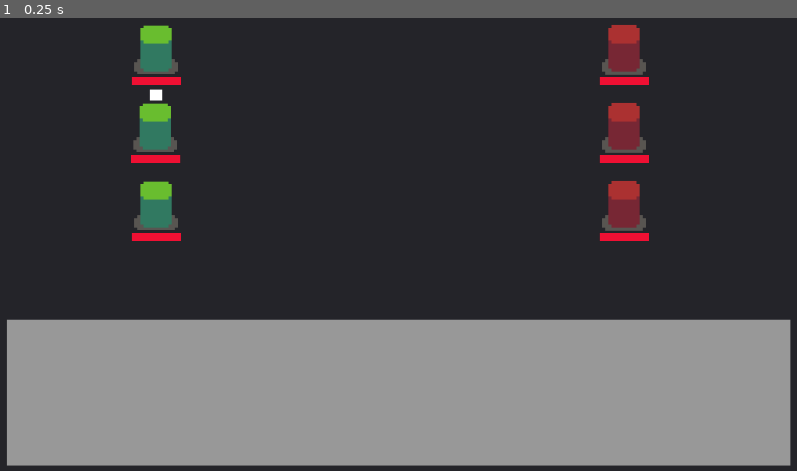
Above: before the commit, frame 1.
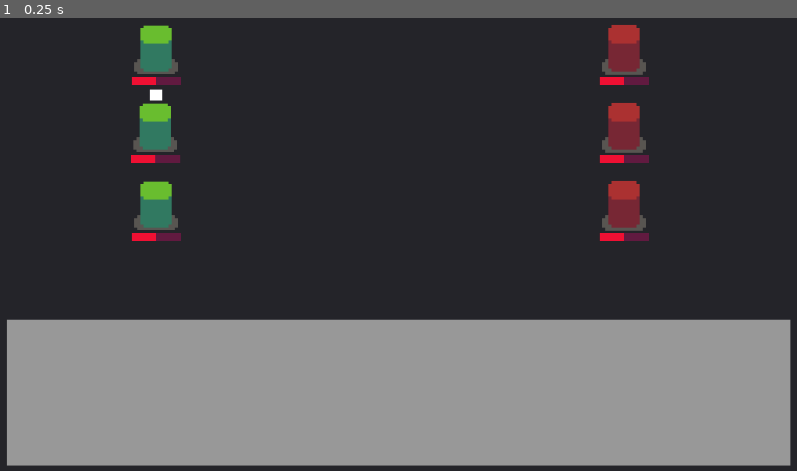
Above: after the commit, the same moment.

Repository: Threnkost/turn-based-combat
Game: Godot game, scene res://MainScene/Game.tscn
The game is run twice, just before and just after one commit, with the same random seed, the same clock (stepped at 60 frames per second) and the same inputs.
Inputs:
- Up to frame 1 (0.25 s): no input

The runs differ from the first frame. In frame 1, 0.3% of the frame differs, in the area x 19-82%, y 13-50%.
Error in both runs: Invalid operands 'String' and 'int' in operator '=='. (res://Combat/Characters/Character1.gd:30)

Commit message:
Add files via upload

Diff:
--- a/Combat/Battler/Battler.gd
+++ b/Combat/Battler/Battler.gd
@@ -9,7 +9,12 @@
 onready var startPosition : Vector2
 
 onready var healthBar = $HealthBar
-onready var stats = $Stats
+onready var stats : CharacterStats = $CharacterStats
+
+var maxHealthPoint : int = 0 setget setMaxHealth
+var maxManaPoint : int = 0 setget setMaxMana
+var healthPoint : int = 0 setget setHealth
+var manaPoint : int = 0 setget setMana
 
 var isAlive : bool = true
 
@@ -18,18 +23,34 @@
 	startPosition = global_position
 	battlerReference = get_node("BattlerReference")
 
+func takeDamage(damage : float) -> void:
+	if has_node("Stats/Health"):
+		healthPoint -= damage
+		if healthPoint <= 0:
+			_die()
+		else:
+			battlerReference.animationPlayer.play("TookDamage")
+
+func _die() -> void:
+	isAlive = false
+	battlerReference.animationPlayer.play("Death")
+
+func setMaxHealth(newAmount) -> void:
+	maxHealthPoint = max(0, newAmount)
+	healthBar.updateMaxValue(maxHealthPoint)
+
+func setMaxMana(newAmount) -> void:
+	maxManaPoint = max(0, newAmount)
+
+func setHealth(newAmount) -> void:
+	healthPoint = newAmount
+	if healthPoint > maxHealthPoint:
+		healthPoint = maxHealthPoint
+	healthBar.updateCurrentValue(healthPoint)
+
+func setMana(newAmount) -> void:
+	manaPoint = newAmount
+
 #Abstract method.
 func playTurn(turnQueue) -> void:
 	pass
-
-func takeDamage(damage : float) -> void:
-	if has_node("Stats/Health"):
-		var healthNode : Stat = stats.get_node("Health")
-		healthNode.addModifier(-damage)
-		battlerReference.animationPlayer.play("TookDamage")
-		if healthNode.getTotalAmount() <= 0:
-			die()
-
-func die() -> void:
-	isAlive = false
-	battlerReference.animationPlayer.play("Death")
--- a/Combat/Characters/Character1.gd
+++ b/Combat/Characters/Character1.gd
@@ -1,13 +1,19 @@
 extends Ally
 
-onready var maxHealth : Stat = $Stats/MaxHealth
-onready var health : Stat = $Stats/Health
-
-func _ready():
-	health.addModifier(maxHealth.getTotalAmount())
-
-func _on_MaxHealth_statChanged(statName, newAmount):
-	$HealthBar.updateMaxValue(newAmount)
-
-func _on_Health_statChanged(statName, newAmount):
-	$HealthBar.updateCurrentValue(newAmount)
+#onready var maxHealth : CharacterStat = $Stats/MaxHealth
+#onready var health : CharacterStat = $Stats/Health
+#
+#func _ready():
+#	health.amount = maxHealth.getTotalAmount()
+#
+##func _on_MaxHealth_statChanged(statName, newAmount):
+##	$HealthBar.updateMaxValue(newAmount)
+##
+##func _on_Health_statChanged(statName, newAmount):
+##	$HealthBar.updateCurrentValue(newAmount)
+#
+#func _on_MaxHealth_amountChanged(newAmount):
+#	$HealthBar.updateMaxValue(newAmount)
+#
+#func _on_Health_amountChanged(newAmount):
+#	$HealthBar.updateCurrentValue(newAmount)
--- a/Combat/Characters/Character1.tscn
+++ b/Combat/Characters/Character1.tscn
@@ -7,15 +7,16 @@
 [ext_resource path="res://Combat/Actions/Attack.gd" type="Script" id=5]
 [ext_resource path="res://Assets/combat_ui_icons.png" type="Texture" id=6]
 [ext_resource path="res://Combat/Skills/Heal.gd" type="Script" id=7]
-[ext_resource path="res://Stats/Stat.gd" type="Script" id=8]
+[ext_resource path="res://Stats/CharacterStats.gd" type="Script" id=8]
 [ext_resource path="res://Combat/HealthBar/HealthBar.tscn" type="PackedScene" id=9]
 [ext_resource path="res://Combat/Skills/Slash.gd" type="Script" id=10]
+[ext_resource path="res://Stats/Stat.gd" type="Script" id=11]
 
 [sub_resource type="AtlasTexture" id=1]
 atlas = ExtResource( 2 )
 region = Rect2( 0, 0, 16, 16 )
 
-[sub_resource type="Animation" id=7]
+[sub_resource type="Animation" id=2]
 resource_name = "Attack"
 length = 0.5
 tracks/0/type = "value"
@@ -31,8 +32,7 @@
 "values": [ Vector2( 0, -15 ), Vector2( 0, 0 ), Vector2( 0, -15 ), Vector2( 0, 0 ) ]
 }
 
-[sub_resource type="Animation" id=2]
-resource_name = "Death"
+[sub_resource type="Animation" id=3]
 length = 0.65
 tracks/0/type = "value"
 tracks/0/path = NodePath(".:modulate")
@@ -59,8 +59,7 @@
 "values": [ Color( 1, 1, 1, 1 ), Color( 1, 1, 1, 0 ) ]
 }
 
-[sub_resource type="Animation" id=3]
-resource_name = "TookDamage"
+[sub_resource type="Animation" id=4]
 length = 0.4
 tracks/0/type = "value"
 tracks/0/path = NodePath(".:position")
@@ -98,9 +97,9 @@
 [node name="Tween" type="Tween" parent="BattlerReference"]
 
 [node name="AnimationPlayer" type="AnimationPlayer" parent="BattlerReference"]
-anims/Attack = SubResource( 7 )
-anims/Death = SubResource( 2 )
-anims/TookDamage = SubResource( 3 )
+anims/Attack = SubResource( 2 )
+anims/Death = SubResource( 3 )
+anims/TookDamage = SubResource( 4 )
 
 [node name="Actions" type="Node" parent="BattlerReference"]
 
@@ -109,19 +108,37 @@
 
 [node name="Attack" type="Node" parent="BattlerReference/Actions"]
 script = ExtResource( 5 )
-icon = SubResource( 4 )
+icon = SubResource( 5 )
 target = 1
 
 [node name="HealSkill" type="Node" parent="BattlerReference/Actions"]
 script = ExtResource( 7 )
-icon = SubResource( 5 )
+icon = SubResource( 6 )
 target = 3
 skillDescription = "This skills heals its target."
 
 [node name="SlashSkill" type="Node" parent="BattlerReference/Actions"]
 script = ExtResource( 10 )
-icon = SubResource( 6 )
+icon = SubResource( 7 )
 target = 1
+
+[node name="CharacterStats" type="Node" parent="."]
+script = ExtResource( 8 )
+
+[node name="Fire" type="Node" parent="CharacterStats"]
+script = ExtResource( 11 )
+
+[node name="Earth" type="Node" parent="CharacterStats"]
+script = ExtResource( 11 )
+
+[node name="Air" type="Node" parent="CharacterStats"]
+script = ExtResource( 11 )
+
+[node name="Thunder" type="Node" parent="CharacterStats"]
+script = ExtResource( 11 )
+
+[node name="Water" type="Node" parent="CharacterStats"]
+script = ExtResource( 11 )
 
 [node name="Queue" type="ColorRect" parent="."]
 visible = false
@@ -144,20 +161,8 @@
 "_edit_use_anchors_": false
 }
 
-[node name="Stats" type="Node" parent="."]
-
-[node name="MaxHealth" type="Node" parent="Stats"]
-script = ExtResource( 8 )
-baseAmount = 20
-
-[node name="Health" type="Node" parent="Stats"]
-script = ExtResource( 8 )
-baseAmount = 0
-
 [node name="HealthBar" parent="." instance=ExtResource( 9 )]
 margin_left = -31.0
 margin_top = 35.0
 margin_right = 32.0
 margin_bottom = 45.0
-[connection signal="statChanged" from="Stats/MaxHealth" to="." method="_on_MaxHealth_statChanged"]
-[connection signal="statChanged" from="Stats/Health" to="." method="_on_Health_statChanged"]
--- a/Combat/Characters/Monster1.gd
+++ b/Combat/Characters/Monster1.gd
@@ -1,13 +1,13 @@
 extends Enemy
 
-onready var maxHealth : Stat = $Stats/MaxHealth
-onready var health : Stat = $Stats/Health
-
-func _ready():
-	health.addModifier(maxHealth.getTotalAmount())
-
-func _on_MaxHealth_statChanged(statName, newAmount):
-	$HealthBar.updateMaxValue(newAmount)
-
-func _on_Health_statChanged(statName, newAmount):
-	$HealthBar.updateCurrentValue(newAmount)
+#onready var maxHealth : Stat = $Stats/MaxHealth
+#onready var health : Stat = $Stats/Health
+#
+#func _ready():
+#	health.addModifier(maxHealth.getTotalAmount())
+#
+#func _on_MaxHealth_statChanged(statName, newAmount):
+#	$HealthBar.updateMaxValue(newAmount)
+#
+#func _on_Health_statChanged(statName, newAmount):
+#	$HealthBar.updateCurrentValue(newAmount)
--- a/Combat/Characters/Monster1.tscn
+++ b/Combat/Characters/Monster1.tscn
@@ -7,12 +7,13 @@
 [ext_resource path="res://Combat/Actions/Attack.gd" type="Script" id=5]
 [ext_resource path="res://Stats/Stat.gd" type="Script" id=6]
 [ext_resource path="res://Combat/HealthBar/HealthBar.tscn" type="PackedScene" id=7]
+[ext_resource path="res://Stats/CharacterStats.gd" type="Script" id=8]
 
 [sub_resource type="AtlasTexture" id=1]
 atlas = ExtResource( 2 )
 region = Rect2( 16, 0, 16, 16 )
 
-[sub_resource type="Animation" id=4]
+[sub_resource type="Animation" id=2]
 resource_name = "Attack"
 length = 0.6
 tracks/0/type = "value"
@@ -28,8 +29,7 @@
 "values": [ Vector2( 0, 0 ), Vector2( 0, -15 ), Vector2( 0, 0 ), Vector2( 0, -15 ), Vector2( 0, 0 ) ]
 }
 
-[sub_resource type="Animation" id=2]
-resource_name = "Death"
+[sub_resource type="Animation" id=3]
 length = 0.5
 tracks/0/type = "value"
 tracks/0/path = NodePath("../HealthBar:modulate")
@@ -56,8 +56,7 @@
 "values": [ Color( 1, 1, 1, 1 ), Color( 0.207843, 0.207843, 0.207843, 1 ) ]
 }
 
-[sub_resource type="Animation" id=3]
-resource_name = "TookDamage"
+[sub_resource type="Animation" id=4]
 tracks/0/type = "value"
 tracks/0/path = NodePath(".:position")
 tracks/0/interp = 1
@@ -82,9 +81,9 @@
 [node name="Tween" type="Tween" parent="BattlerReference"]
 
 [node name="AnimationPlayer" type="AnimationPlayer" parent="BattlerReference"]
-anims/Attack = SubResource( 4 )
-anims/Death = SubResource( 2 )
-anims/TookDamage = SubResource( 3 )
+anims/Attack = SubResource( 2 )
+anims/Death = SubResource( 3 )
+anims/TookDamage = SubResource( 4 )
 
 [node name="Actions" type="Node" parent="BattlerReference"]
 
@@ -95,13 +94,22 @@
 script = ExtResource( 5 )
 target = 1
 
-[node name="Stats" type="Node" parent="."]
+[node name="CharacterStats" type="Node" parent="."]
+script = ExtResource( 8 )
 
-[node name="MaxHealth" type="Node" parent="Stats"]
+[node name="Fire" type="Node" parent="CharacterStats"]
 script = ExtResource( 6 )
-baseAmount = 10
 
-[node name="Health" type="Node" parent="Stats"]
+[node name="Air" type="Node" parent="CharacterStats"]
+script = ExtResource( 6 )
+
+[node name="Earth" type="Node" parent="CharacterStats"]
+script = ExtResource( 6 )
+
+[node name="Water" type="Node" parent="CharacterStats"]
+script = ExtResource( 6 )
+
+[node name="Thunder" type="Node" parent="CharacterStats"]
 script = ExtResource( 6 )
 
 [node name="Queue" type="ColorRect" parent="."]
@@ -130,5 +138,3 @@
 margin_top = 35.0
 margin_right = 32.0
 margin_bottom = 45.0
-[connection signal="statChanged" from="Stats/MaxHealth" to="." method="_on_MaxHealth_statChanged"]
-[connection signal="statChanged" from="Stats/Health" to="." method="_on_Health_statChanged"]
--- /dev/null
+++ b/Stats/CharacterStats.gd
@@ -0,0 +1,22 @@
+extends Node
+
+class_name CharacterStats
+
+func initialize() -> void:
+	pass
+
+func getAmountOfStat(statName : String) -> int:
+	if has_node(statName):
+		var value : int = get_node(statName).getTotalAmount()
+		return value
+	return 0
+
+func addModifierToStat(statName : String, value : int) -> void:
+	if has_node(statName):
+		var stat : Stat = get_node(statName)
+		stat.addModifier(value)
+
+func removeModifierFromStat(statName : String, value : int) -> void:
+	if has_node(statName):
+		var stat : Stat = get_node(statName)
+		stat.removeModifier(value)
--- /dev/null
+++ b/Stats/Characters/CharacterResource.gd
@@ -0,0 +1,8 @@
+extends Resource
+
+class_name CharacterResource
+
+export (int) var maxHealth = 0
+export (int) var maxMana   = 0
+
+export (Dictionary) var stats = {}
--- a/Stats/Stat.gd
+++ b/Stats/Stat.gd
@@ -5,7 +5,6 @@
 class_name Stat
 
 export (int) var baseAmount = 1 setget ,getBaseAmount
-export (bool) var isPercent = false
 
 onready var _modifiers : Array = []
 
@@ -24,14 +23,10 @@
 	emit_signal("statChanged", name, getTotalAmount())
 
 func getBaseAmount() -> float:
-	if isPercent:
-		return baseAmount / 100
 	return baseAmount
 
 func getTotalAmount() -> float:
 	var totalAmount = baseAmount
 	for i in _modifiers:
 		totalAmount += i
-	if isPercent:
-		return totalAmount / 100
 	return totalAmount
--- a/project.godot
+++ b/project.godot
@@ -28,6 +28,16 @@
 "class": "BattlerReference",
 "language": "GDScript",
 "path": "res://Combat/Battler/BattlerSprite/BattlerReference.gd"
+}, {
+"base": "Resource",
+"class": "CharacterResource",
+"language": "GDScript",
+"path": "res://Stats/Characters/CharacterResource.gd"
+}, {
+"base": "Node",
+"class": "CharacterStats",
+"language": "GDScript",
+"path": "res://Stats/CharacterStats.gd"
 }, {
 "base": "Battler",
 "class": "Enemy",
@@ -74,6 +84,8 @@
 "Attack": "",
 "Battler": "",
 "BattlerReference": "",
+"CharacterResource": "",
+"CharacterStats": "",
 "Enemy": "",
 "EnemyAI": "",
 "HealSkill": "",
Not shown: 2 places in Combat/Characters/Character1.tscn that only renumber resources
Not shown: 1 places in Combat/Characters/Monster1.tscn that only renumber resources
